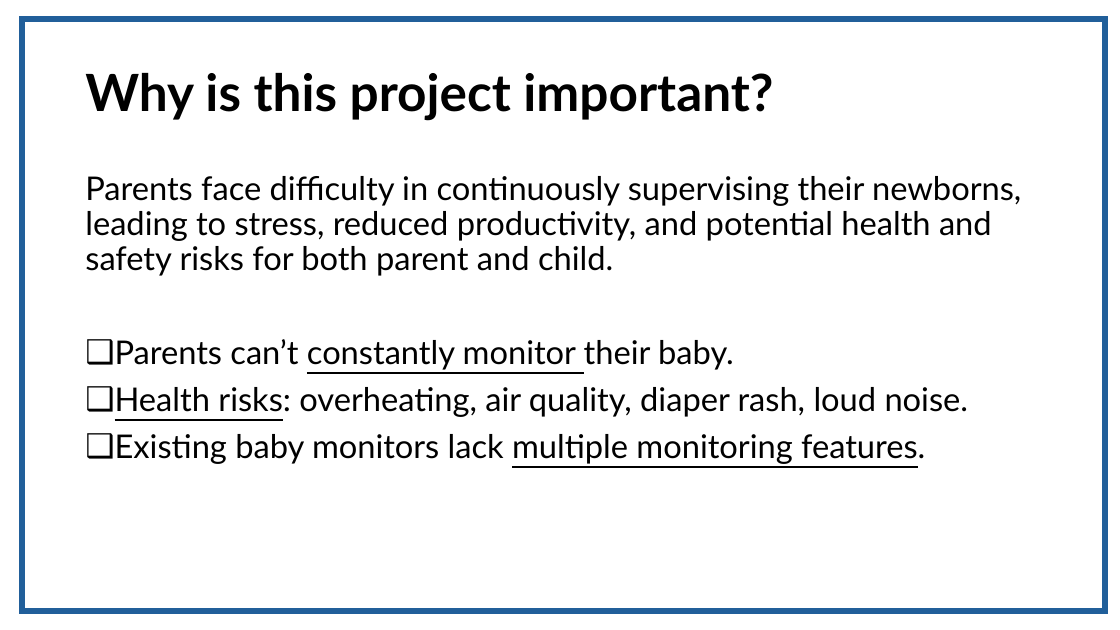
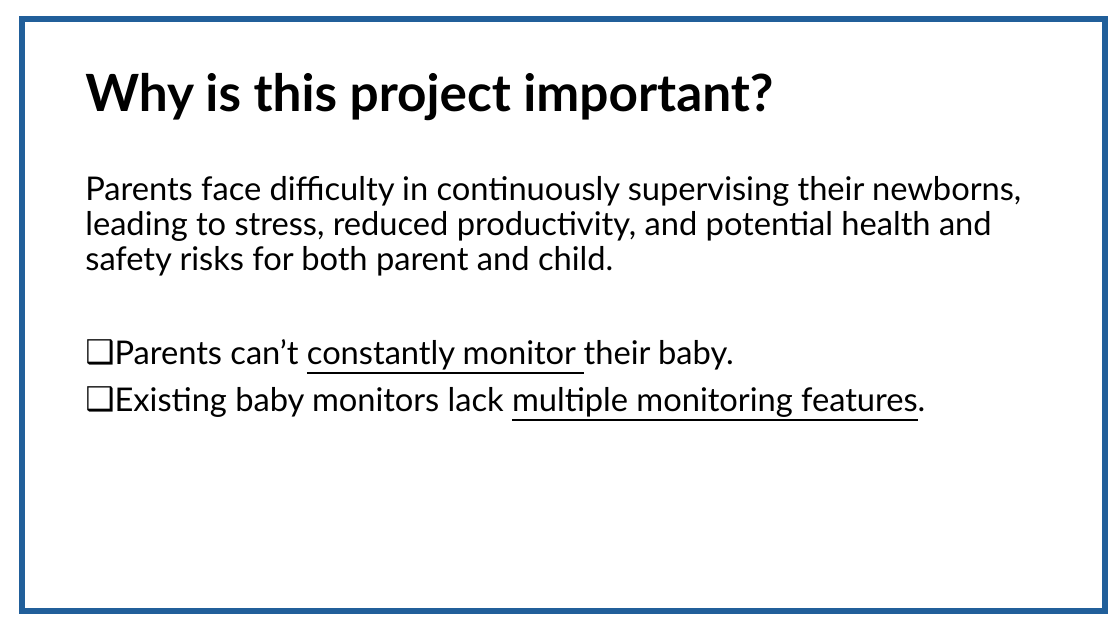
Before and after one commit to fasih124/FYP_203, a slide deck: slide 6 of Requirement/specification/CareNest.pptx. Drawn at 1120x630 pixels with LibreOffice and Linux fonts; fonts in the diff are those of the drawing. Boxes give left, top, right and bottom in pixels: in the first picture for what was removed or moved away, otherwise in the second. Text is boxed around its words. In the diff, an @@ line names an element or a change of style, - is before the commit and + after.

```diff
--- a/Requirement/specification/CareNest.pptx
+++ b/Requirement/specification/CareNest.pptx
@@ text at <box>115,387,969,417</box>: paragraph removed @@
-❑ Health risks: overheating, air quality, diaper rash, loud noise.
```
Also in this commit, not shown: 1 other slide changed.
